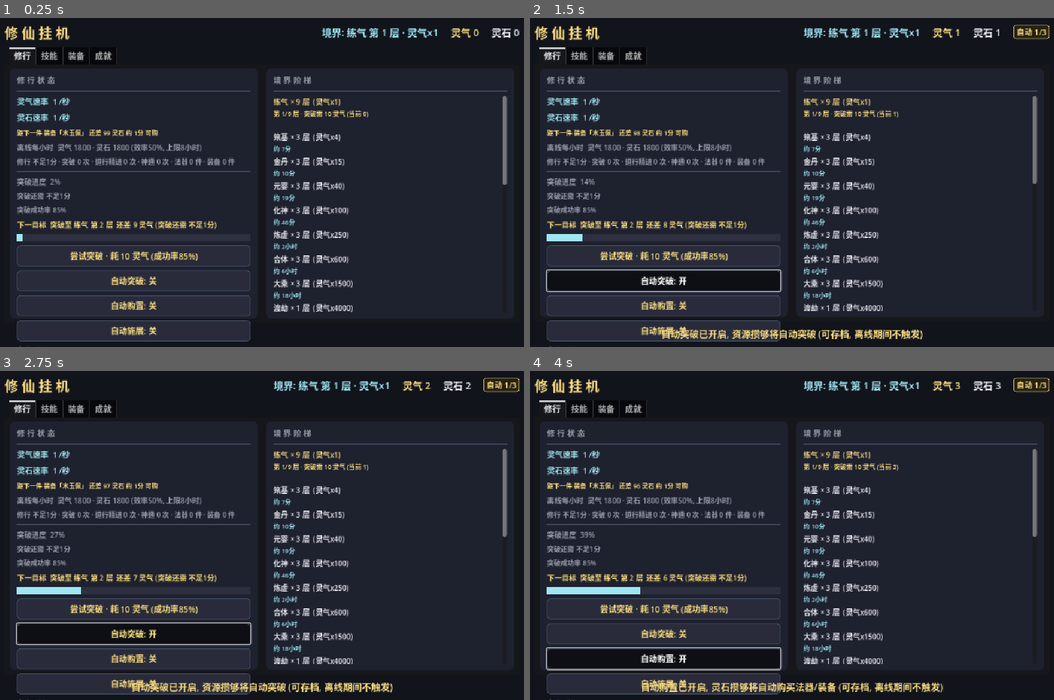
Above: before the commit, frames 1-4 (two rows, left to right).
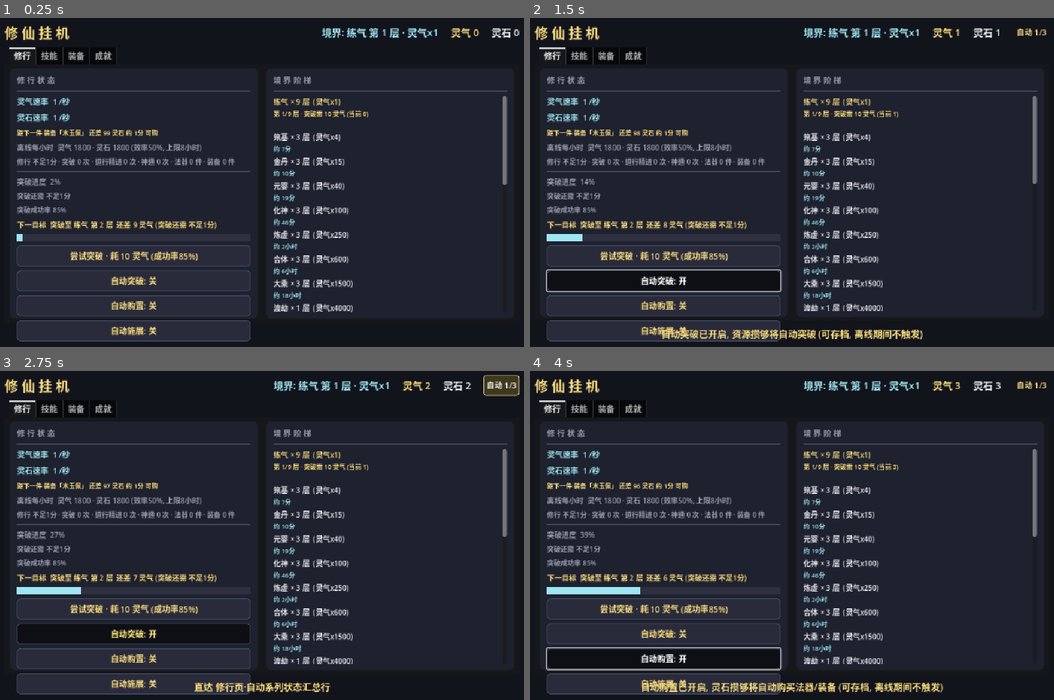
Above: after the commit, the same moments.

Repository: playerss/xiuxian-idle-godot
Game: Godot game, scene res://scenes/main.tscn
Two runs of this game, one before a commit and one after it. Both use one fixed random seed, a clock stepped at 60 frames per second and the inputs below.
Inputs (mouse positions are in pixels of both pictures, inside the frame that each line leads up to):
- Up to frame 1 (0.25 s): no input
- Up to frame 2 (1.5 s): click "尝试突破 · 耗 10 灵气 (成功率85%)" at 0.5 s; click "自动突破: 关" at 1.25 s
- Up to frame 3 (2.75 s): click (503, 384) at 2 s, where only the run after the commit has a clickable "自动 1/3"
- Up to frame 4 (4 s): click "自动突破: 开" at 2.75 s; click "自动购置: 关" at 3.5 s

The runs differ from the first frame. In frame 1, less than 0.1% of the frame differs, in the area x 3-6%, y 99-100%; in frame 2, 0.1%; in frame 3, 1.9%, in the area x 3-100%, y 1-100%; in frame 4, 0.1%.

Commit message:
feat(打磨-74): 顶栏 自动 徽标 点击直达 — 打磨-73 徽标 纯 展示, 挂机 顶栏 看到 "自动 N/3" 想 核对/调整 开关 要 手动 切 修行页 找 底部 汇总行; 徽标 升级 flat Button 可点击 热区 (手型光标+悬停 淡底 金边, 复用 打磨-44/71 模式): 点击=切 修行页 + 自动系列 汇总行 金边高亮 1.2s (汇总行 包进 透明 Panel 作 高亮 载体, 复用 法器区 高亮 口径 1.2s 自动恢复 重入 kill 旧 tween), 全关 隐藏 无热区 口径 不变, 纯导航 无 存档/统计 副作用, 与 修行页 汇总行 热区 (打磨-71) 双向 可达. main.gd _auto_badge 改 Button (类型/构建/悬停样式) + _on_auto_badge/_flash_auto_sum_panel/_restore_auto_sum_panel + _auto_sum_panel 外壳 (汇总行 tooltip 上移 Panel 并追加 徽标直达 说明, 打磨-70/71 断言 同步 改读 Panel), 徽标 tooltip 追加 点击直达 口径; ui_test +22 项 = 1560 项 (徽标 flat Button+手型/悬停金边/汇总行 Panel 外壳+初始无边框/tooltip 双向 口径/单开 点击 切 tab0+金边高亮+底部消息/重入 不叠加/1.2s 自动恢复/全关 隐藏 无热区/无 资源统计 副作用/收尾 修行页 无边框); selftest 864 + stress 613 + 主场景冒烟 0 报错回归全过; PROJECT_PLAN 勾选 打磨-74 新增 打磨-75 候选, README 补 1560 项

Diff:
--- a/scripts/main.gd
+++ b/scripts/main.gd
@@ -49,6 +49,8 @@
 var _auto_cast_float_count := 0  # 打磨-69: 自动施展 浮动提示次数 (自测断言用)
 var _auto_cast_last_text := ""   # 打磨-69: 最近一次自动施展 浮动文案 (自测断言用)
 var _auto_sum_box: HBoxContainer  # 打磨-70: 自动系列 状态汇总行 (修行页左栏, 自动施展开关下)
+var _auto_sum_panel: Panel        # 打磨-74: 汇总行 透明 Panel 外壳 (顶栏 自动 徽标 点击直达 金边高亮)
+var _auto_sum_hi_tween: Tween     # 打磨-74: 汇总行高亮 tween (1.2s 自动恢复, 同 法器区 口径)
 var _auto_sum_prefix: Label       # 打磨-70: "自动:" 前缀标签 (灰)
 var _auto_sum_segs: Array = []    # 打磨-70: 3 个状态标签 (突破/购置/施展; 开=金 / 关=灰)
 var _auto_sum_btns: Array = []    # 打磨-71: 3 个段热区 flat Button (点击切对应自动开关, 与上方按钮同口径)
@@ -79,7 +81,7 @@
 var _offline_last_text := ""       # 打磨-66: 最近一次离线浮动文案 (自测断言用)
 var _auto_restore_count := 0       # 打磨-72: 启动 自动系列 恢复 提示 次数 (自测断言用)
 var _auto_restore_last_text := ""  # 打磨-72: 最近一次 自动 恢复 提示 文案 (自测断言用)
-var _auto_badge: Label             # 打磨-73: 顶栏 自动系列 状态徽标 ("自动 N/3" 金色, 任一开关开 显示, 全关 隐藏)
+var _auto_badge: Button            # 打磨-73/74: 顶栏 自动系列 状态徽标 ("自动 N/3", 任一开关开 显示 全关 隐藏; flat Button 可点击热区=切修行页+汇总行金边高亮)
 var _auto_badge_n := -1            # 打磨-73: 已刷过的 开启开关数 缓存 (-1=未应用, 首帧必刷; 变化才刷)
 var _break_flash_seq := 0
 var _realm_tip := ""              # 境界标签 tooltip 缓存 (变化时才刷新)
@@ -229,7 +231,15 @@
 	top.add_child(_stones_label)
 	# 打磨-73: 顶栏 自动系列 状态徽标 (金色圆角徽标 "自动 N/3": 任一开关开 显示, 全关 隐藏;
 	# tooltip 复用 auto_summary_text 三开关 口径 + 离线不触发 说明; 纯展示 无 存档/统计 副作用)
-	_auto_badge = _label("", 15, GOLD)
+	# 打磨-74: 徽标 升级 flat Button 可点击热区 (手型光标+悬停 淡底 金边, 复用 打磨-44/71 模式):
+	# 点击=切 修行页 + 自动系列 汇总行 金边高亮 1.2s (复用 法器区 高亮 口径); 全关 隐藏 口径 不变
+	_auto_badge = Button.new()
+	_auto_badge.flat = true
+	_auto_badge.toggle_mode = false
+	_auto_badge.mouse_default_cursor_shape = Control.CURSOR_POINTING_HAND
+	_auto_badge.text = ""
+	_auto_badge.add_theme_font_size_override("font_size", 15)
+	_auto_badge.add_theme_color_override("font_color", GOLD)
 	var ab_sb := StyleBoxFlat.new()
 	ab_sb.bg_color = Color(0.15, 0.13, 0.07)
 	ab_sb.set_border_width_all(1)
@@ -240,6 +250,13 @@
 	ab_sb.content_margin_top = 2.0
 	ab_sb.content_margin_bottom = 2.0
 	_auto_badge.add_theme_stylebox_override("normal", ab_sb)
+	var ab_sb_hover := ab_sb.duplicate() as StyleBoxFlat
+	ab_sb_hover.bg_color = Color(0.25, 0.22, 0.11)
+	ab_sb_hover.border_color = Color(1, 0.95, 0.7)
+	_auto_badge.add_theme_stylebox_override("hover", ab_sb_hover)
+	_auto_badge.add_theme_stylebox_override("pressed", ab_sb_hover)
+	_auto_badge.add_theme_stylebox_override("focus", ab_sb_hover)
+	_auto_badge.pressed.connect(_on_auto_badge)
 	_auto_badge.visible = false
 	top.add_child(_auto_badge)
 
@@ -420,8 +437,22 @@
 	left.add_child(_auto_cast_btn)
 	# 打磨-70: 自动系列 状态汇总行 (三个开关 开启后 扫视 不知 哪些 已 生效;
 	# 一行摘要 "自动: 突破 ✓/✗ · 购置 ✓/✗ · 施展 ✓/✗", 开启 金 / 未开 灰, 状态 变化 才刷)
+	# 打磨-74: 汇总行 包进透明 Panel (顶栏 自动 徽标 点击直达 时 金边高亮 1.2s, 复用 法器区 口径)
+	_auto_sum_panel = Panel.new()
+	var asp_sb := StyleBoxFlat.new()
+	asp_sb.bg_color = Color(0, 0, 0, 0)
+	asp_sb.set_corner_radius_all(8)
+	_auto_sum_panel.add_theme_stylebox_override("panel", asp_sb)
+	_auto_sum_panel.tooltip_text = "挂机自动系列 状态汇总 (✓=开 ✗=关, 与上方三个 自动开关 同步; 各段可点击, 点击切换 对应 自动开关, 与上方按钮同口径+底部消息确认; 顶栏 自动 N/3 徽标 点击也可直达本行):\n· 自动突破 — 资源攒够 自动 尝试 突破/道行精进\n· 自动购置 — 灵石攒够 自动 购入 法器/装备 + 最佳换装\n· 自动施展 — 已学 主动神通 冷却完毕 自动 施展 爆发\n开关 存档 持久化, 离线期间不触发 (离线只结算收益, 重新进入游戏后生效)。"
+	left.add_child(_auto_sum_panel)
 	_auto_sum_box = HBoxContainer.new()
+	_auto_sum_box.set_anchors_preset(Control.PRESET_FULL_RECT)
+	_auto_sum_box.offset_left = 6
+	_auto_sum_box.offset_top = 3
+	_auto_sum_box.offset_right = -6
+	_auto_sum_box.offset_bottom = -3
 	_auto_sum_box.add_theme_constant_override("separation", 4)
+	_auto_sum_panel.add_child(_auto_sum_box)
 	_auto_sum_prefix = _label("自动:", 12, DIM)
 	_auto_sum_box.add_child(_auto_sum_prefix)
 	_auto_sum_segs = []
@@ -459,8 +490,6 @@
 		_auto_sum_box.add_child(seg_btn)
 		_auto_sum_segs.append(seg_l)
 		_auto_sum_btns.append(seg_btn)
-	_auto_sum_box.tooltip_text = "挂机自动系列 状态汇总 (✓=开 ✗=关, 与上方三个 自动开关 同步; 各段可点击, 点击切换 对应 自动开关, 与上方按钮同口径+底部消息确认):\n· 自动突破 — 资源攒够 自动 尝试 突破/道行精进\n· 自动购置 — 灵石攒够 自动 购入 法器/装备 + 最佳换装\n· 自动施展 — 已学 主动神通 冷却完毕 自动 施展 爆发\n开关 存档 持久化, 离线期间不触发 (离线只结算收益, 重新进入游戏后生效)。"
-	left.add_child(_auto_sum_box)
 	left.add_child(_sep())
 	# 法器标题 + 打磨-29: 一键购买 (价格升序连买买得起的法器)
 	# 打磨-44: 法器区 包进透明 Panel, 收集进度"法器"点击直达时金边高亮 1.2s
@@ -1331,7 +1360,7 @@
 		if bn > 0:
 			_auto_badge.visible = true
 			_auto_badge.text = "自动 %d/3" % bn
-			_auto_badge.tooltip_text = g.auto_summary_text() + "\n(离线期间不触发, 游戏运行时生效; 明细见 修行页 自动系列 状态汇总行)"
+			_auto_badge.tooltip_text = g.auto_summary_text() + "\n(离线期间不触发, 游戏运行时生效; 明细见 修行页 自动系列 状态汇总行)\n点击: 直达 修行页·自动系列状态汇总行 (金边高亮)"
 		else:
 			_auto_badge.visible = false
 			_auto_badge.text = ""
@@ -2163,6 +2192,40 @@
 	_items_panel.add_theme_stylebox_override("panel", sb)
 
 
+# 打磨-74: 顶栏 自动 徽标 点击直达 — 点击=切 修行页 + 自动系列 汇总行 金边高亮 1.2s
+# (复用 法器区 高亮 口径; 纯导航 无 存档/统计 副作用, 与 修行页 汇总行 热区 (打磨-71) 双向 可达)
+func _on_auto_badge() -> void:
+	_tab.current_tab = 0
+	_flash_auto_sum_panel()
+	_show_msg("直达 修行页·自动系列状态汇总行")
+
+
+# 打磨-74: 自动系列 汇总行 金边高亮 1.2s 后自动恢复 (tween 驱动, 重入时先 kill 旧 tween, 同 法器区 口径)
+func _flash_auto_sum_panel() -> void:
+	if _auto_sum_panel == null:
+		return
+	if _auto_sum_hi_tween != null and _auto_sum_hi_tween.is_valid():
+		_auto_sum_hi_tween.kill()
+	var sb := StyleBoxFlat.new()
+	sb.bg_color = Color(0, 0, 0, 0)
+	sb.border_color = GOLD
+	sb.set_border_width_all(2)
+	sb.set_corner_radius_all(8)
+	_auto_sum_panel.add_theme_stylebox_override("panel", sb)
+	_auto_sum_hi_tween = create_tween()
+	_auto_sum_hi_tween.tween_interval(1.2)
+	_auto_sum_hi_tween.tween_callback(_restore_auto_sum_panel)
+
+
+func _restore_auto_sum_panel() -> void:
+	if _auto_sum_panel == null:
+		return
+	var sb := StyleBoxFlat.new()
+	sb.bg_color = Color(0, 0, 0, 0)
+	sb.set_corner_radius_all(8)
+	_auto_sum_panel.add_theme_stylebox_override("panel", sb)
+
+
 # 打磨-11: 装备部位筛选 (显示/隐藏对应行)
 func _on_equip_filter(slot: String) -> void:
 	_equip_filter_active = slot
--- a/scripts/ui_test.gd
+++ b/scripts/ui_test.gd
@@ -122,6 +122,7 @@
 	await _assert_auto_sum_jump()
 	_assert_auto_restore()
 	await _assert_auto_badge()
+	await _assert_auto_badge_jump()
 	_finish()
 
 
@@ -2245,9 +2246,12 @@
 	check(ui._auto_sum_prefix != null and str(ui._auto_sum_prefix.text) == "自动:",
 		"打磨-70 前缀标签 文本=自动: (实际 %s)" % str(ui._auto_sum_prefix.text))
 	check(ui._auto_sum_segs.size() == 3, "打磨-70 3 个 状态段标签 (实际 %d)" % ui._auto_sum_segs.size())
-	check(box.tooltip_text.find("自动突破") >= 0 and box.tooltip_text.find("自动购置") >= 0
-			and box.tooltip_text.find("自动施展") >= 0 and box.tooltip_text.find("离线期间不触发") >= 0,
-		"打磨-70 汇总行 tooltip 含 三开关 口径 (实际 %s)" % box.tooltip_text)
+	# 打磨-74: tooltip 由 汇总行 HBox 上移到 外壳 Panel (金边高亮 载体)
+	var panel70: Panel = ui._auto_sum_panel
+	check(panel70 != null, "打磨-70 汇总行 外壳 Panel 存在 (打磨-74 高亮载体)")
+	check(panel70.tooltip_text.find("自动突破") >= 0 and panel70.tooltip_text.find("自动购置") >= 0
+			and panel70.tooltip_text.find("自动施展") >= 0 and panel70.tooltip_text.find("离线期间不触发") >= 0,
+		"打磨-70 汇总行 tooltip 含 三开关 口径 (实际 %s)" % panel70.tooltip_text)
 	# 初始态: 三关 (打磨-69 收尾 已 全 关 + _refresh)
 	ui._refresh()
 	check(ui._auto_sum_key == "0|0|0", "打磨-70 初始 状态键 0|0|0 (实际 %s)" % ui._auto_sum_key)
@@ -2320,8 +2324,8 @@
 			and str(btns[1].tooltip_text).find("点击切换 自动购置") >= 0
 			and str(btns[2].tooltip_text).find("点击切换 自动施展") >= 0,
 		"打磨-71 段热区 tooltip 含 点击切换 口径 (突破/购置/施展)")
-	check(str(ui._auto_sum_box.tooltip_text).find("各段可点击") >= 0,
-		"打磨-71 汇总行 tooltip 含 各段可点击 说明")
+	check(str(ui._auto_sum_panel.tooltip_text).find("各段可点击") >= 0,
+			"打磨-71 汇总行 tooltip 含 各段可点击 说明 (打磨-74 起 tooltip 挂在外壳 Panel)")
 	# 初始 三关 (打磨-70 收尾 全 关)
 	ui._refresh()
 	check(ui._auto_sum_key == "0|0|0", "打磨-71 初始 状态键 0|0|0 (实际 %s)" % ui._auto_sum_key)
@@ -2477,6 +2481,77 @@
 	await get_tree().process_frame
 
 
+# 打磨-74: 顶栏 自动 徽标 点击直达 — 徽标 升级 flat Button 热区 (手型光标+悬停 淡底 金边),
+# 点击=切 修行页 + 自动系列 汇总行 金边高亮 1.2s (复用 法器区 高亮 口径), 全关 隐藏 无热区 口径 不变;
+# 断言 (手动驱动 确定性): 徽标=flat Button+手型/悬停样式非空/汇总行 Panel 外壳 存在+初始无边框/
+# tooltip 点击口径/单开 点击 → 切 修行页(tab0)+汇总行 金边+底部消息/汇总行 tooltip 徽标直达口径/
+# 1.2s 后 高亮 自动恢复 边框0/重入 kill 旧 tween 不叠加/全关 隐藏 无热区 (visible=false 时 点击 不触发)/
+# 无 资源/统计 副作用 (纯导航)/收尾 修行页+无边框
+func _assert_auto_badge_jump() -> void:
+	var g := GameData
+	# 前置: 打磨-73 收尾 三关 全 关 (徽标 隐藏); 切 成就页 作为 点击 前 受控 tab
+	ui._tab.current_tab = 3
+	# 徽标 = flat Button 可点击热区 (手型光标, 非 toggle)
+	var badge: Button = ui._auto_badge
+	check(badge is Button, "打磨-74 徽标 节点 是 Button (升级 可点击)")
+	check(badge.flat == true, "打磨-74 徽标 flat (可点样式)")
+	check(badge.toggle_mode == false, "打磨-74 徽标 非 toggle (点击即触发)")
+	check(badge.mouse_default_cursor_shape == Control.CURSOR_POINTING_HAND,
+			"打磨-74 徽标 手型光标 提示可点")
+	check(badge.get_theme_stylebox("hover") != null
+			and badge.get_theme_stylebox("hover").border_width_left == 1,
+			"打磨-74 徽标 悬停 金边 样式 非空 (hover 边框宽=1)")
+	# 汇总行 Panel 外壳 存在 + 初始 无边框 (恢复态)
+	check(ui._auto_sum_panel != null and ui._auto_sum_panel is Panel, "打磨-74 汇总行 Panel 外壳 存在")
+	check(ui._auto_sum_box.get_parent() == ui._auto_sum_panel, "打磨-74 汇总行 HBox 挂在 Panel 下")
+	var sb0: StyleBoxFlat = ui._auto_sum_panel.get_theme_stylebox("panel")
+	check(sb0 != null and sb0.border_width_left == 0, "打磨-74 初始 汇总行 无边框 (边框宽=0)")
+	check(str(ui._auto_sum_panel.tooltip_text).find("顶栏 自动 N/3 徽标 点击也可直达本行") >= 0,
+			"打磨-74 汇总行 tooltip 含 徽标直达 口径 (实际 %s)" % str(ui._auto_sum_panel.tooltip_text).left(60))
+	# 副作用快照 (点击 不应改变)
+	var snap_essence := g.essence
+	var snap_stones := g.stones
+	var snap_stats := g.stats
+	# --- 单开 突破 → 徽标 显示 "自动 1/3" → 点击 → 切 修行页(tab0) + 汇总行 金边 ---
+	g.auto_break = true
+	ui._refresh()
+	check(ui._auto_badge.visible == true and str(ui._auto_badge.text) == "自动 1/3",
+			"打磨-74 单开 突破 徽标 显示 (实际 visible=%s 文本=%s)" % [str(ui._auto_badge.visible), str(ui._auto_badge.text)])
+	check(str(ui._auto_badge.tooltip_text).contains("点击: 直达 修行页·自动系列状态汇总行"),
+			"打磨-74 徽标 tooltip 追加 点击直达 口径 (实际 %s)" % str(ui._auto_badge.tooltip_text))
+	ui._on_auto_badge()
+	await get_tree().process_frame
+	check(ui._tab.current_tab == 0, "打磨-74 点击 徽标 → 切 修行页 (tab=0) (实际 %d)" % ui._tab.current_tab)
+	var sb_hi: StyleBoxFlat = ui._auto_sum_panel.get_theme_stylebox("panel")
+	check(sb_hi != null and sb_hi.border_width_left == 2 and sb_hi.border_color == ui.GOLD,
+			"打磨-74 点击 徽标 → 汇总行 金边高亮 (边框宽=2 金)")
+	check(str(ui._msg_label.text).find("直达 修行页·自动系列状态汇总行") >= 0,
+			"打磨-74 点击 徽标 → 底部消息确认 (实际 %s)" % str(ui._msg_label.text))
+	check(g.essence == snap_essence and g.stones == snap_stones and g.stats == snap_stats,
+			"打磨-74 点击 徽标 无 资源/统计 副作用 (纯导航)")
+	# 重入: 高亮中 再点 徽标 kill 旧 tween 重开 (不报错 且 仍 高亮, 边框 口径 不变)
+	ui._on_auto_badge()
+	await get_tree().process_frame
+	var sb_hi2: StyleBoxFlat = ui._auto_sum_panel.get_theme_stylebox("panel")
+	check(sb_hi2 != null and sb_hi2.border_width_left == 2, "打磨-74 高亮中 重入 不叠加/不报错 (仍 金边)")
+	# 等待 tween 结束 (1.2s, 重入后 重新计时) 后 自动恢复 边框 0
+	await get_tree().create_timer(1.4).timeout
+	var sb_rest: StyleBoxFlat = ui._auto_sum_panel.get_theme_stylebox("panel")
+	check(sb_rest != null and sb_rest.border_width_left == 0, "打磨-74 汇总行 高亮 1.2s 后 自动恢复 (边框宽=0)")
+	# --- 全关 → 徽标 隐藏 (无热区); 隐藏态 处理器 直调 仍 导航+高亮 (口径 由 visible 门控, 直调 仅验证 无副作用) ---
+	g.auto_break = false
+	ui._refresh()
+	check(ui._auto_badge.visible == false and str(ui._auto_badge.text) == "",
+			"打磨-74 全关 徽标 隐藏 无热区 (visible=%s 文本=%s)" % [str(ui._auto_badge.visible), str(ui._auto_badge.text)])
+	# 收尾: 修行页 稳定, 无边框 (防 污染); tab 保持 0 (后续 无 依赖 成就页 的 测试)
+	check(ui._tab.current_tab == 0, "打磨-74 收尾 保持 修行页")
+	var sb_end: StyleBoxFlat = ui._auto_sum_panel.get_theme_stylebox("panel")
+	check(sb_end != null and sb_end.border_width_left == 0, "打磨-74 收尾 汇总行 无边框")
+	check(g.essence == snap_essence and g.stones == snap_stones and g.stats == snap_stats,
+			"打磨-74 收尾 无 资源/统计 副作用")
+	await get_tree().process_frame
+
+
 func _finish() -> void:
 	print("")
 	if _fail.is_empty():
Not shown, changed: PROJECT_PLAN.md
Not shown, changed: README.md
